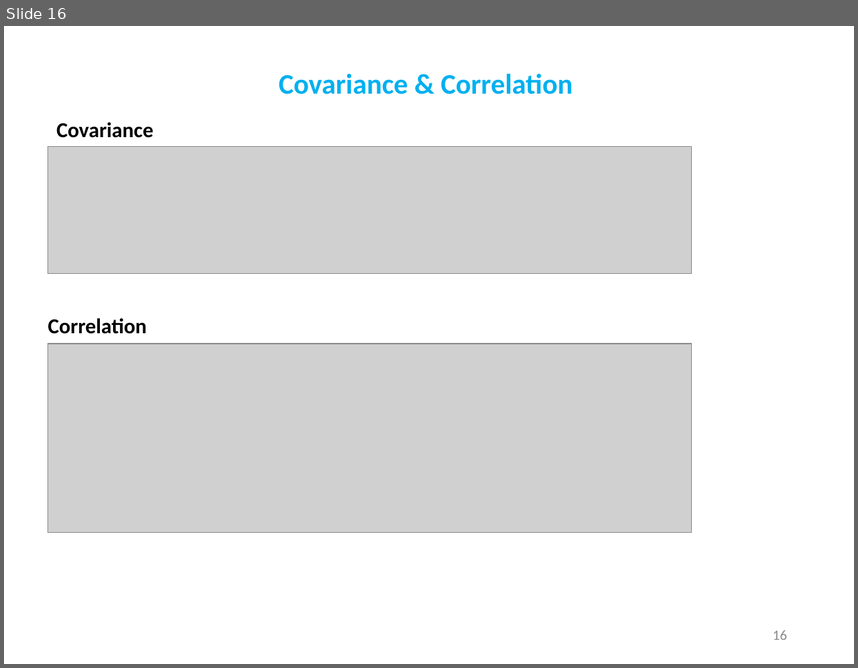
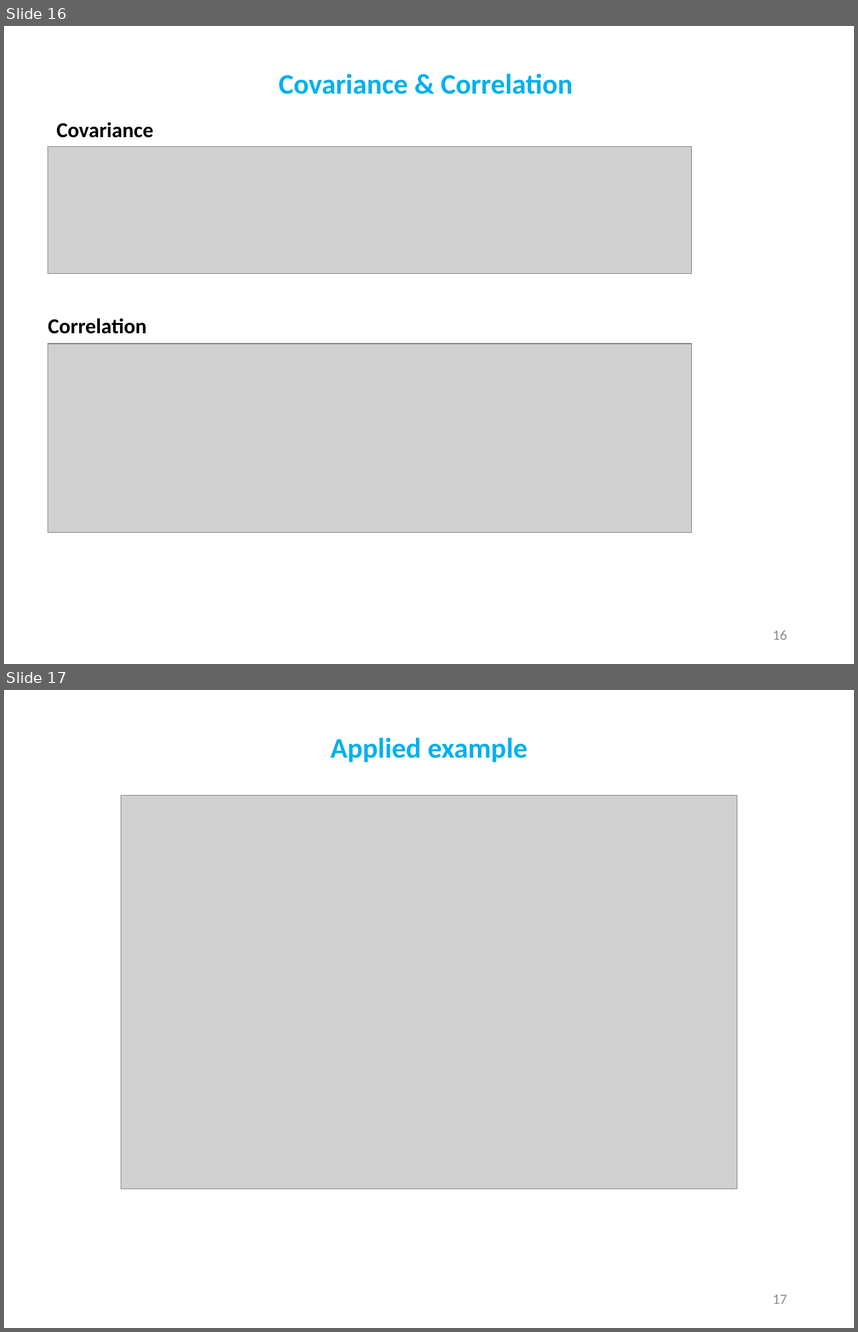
Before and after one commit to demydd/Exploratory-Analysis-, a slide deck: Exploratory_Analysis.pptx. Shown one above the other, each under a label of ours: slide 16 before the commit, slides 16 and 17 after it. The pictures are 858x668 and 858x1332 pixels, drawn with LibreOffice and Linux fonts; fonts in the diff are those of the drawing; grey boxes stand for pictures. Boxes give left, top, right and bottom in pixels: in the first picture for what was removed or moved away, otherwise in the second. Text is boxed around its words. In the diff, an @@ line names an element or a change of style, - is before the commit and + after.

Commit message:
Applied example and draft R file is added.

```diff
--- a/Exploratory_Analysis.pptx
+++ b/Exploratory_Analysis.pptx
@@ slide 17 added at [4,690,854,1328], background #FFFFFF @@
@@ title added at [330,738,528,762], 24 pt, text #00B0F0, bold @@
+Applied example
@@ picture added at [121,796,737,1189] @@
@@ page number added at [773,1294,787,1303], 12 pt, text #8C8C8C @@
+17
```
Also in this commit, not shown: 1 other slide added, 2 other files.
